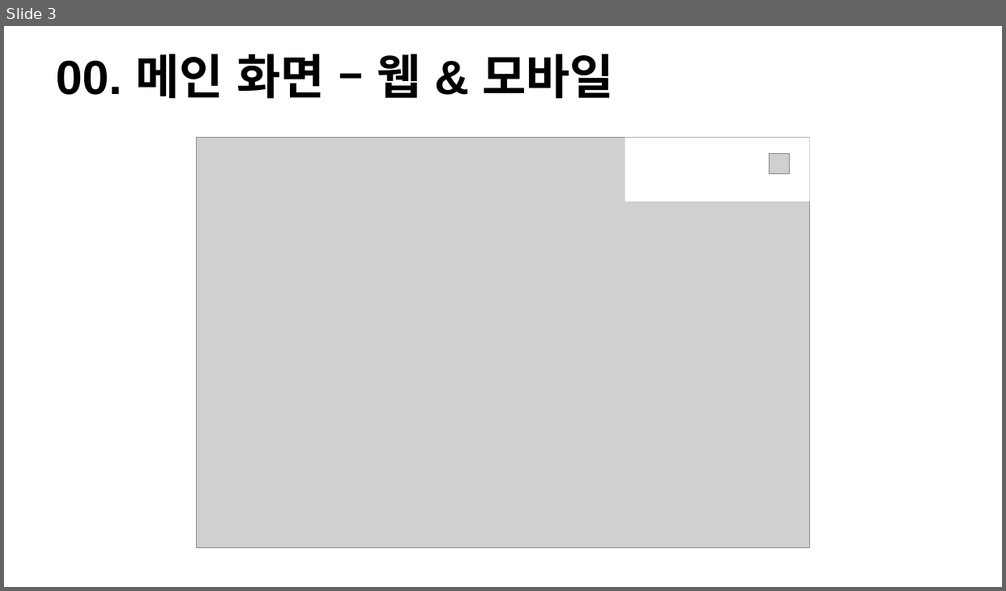
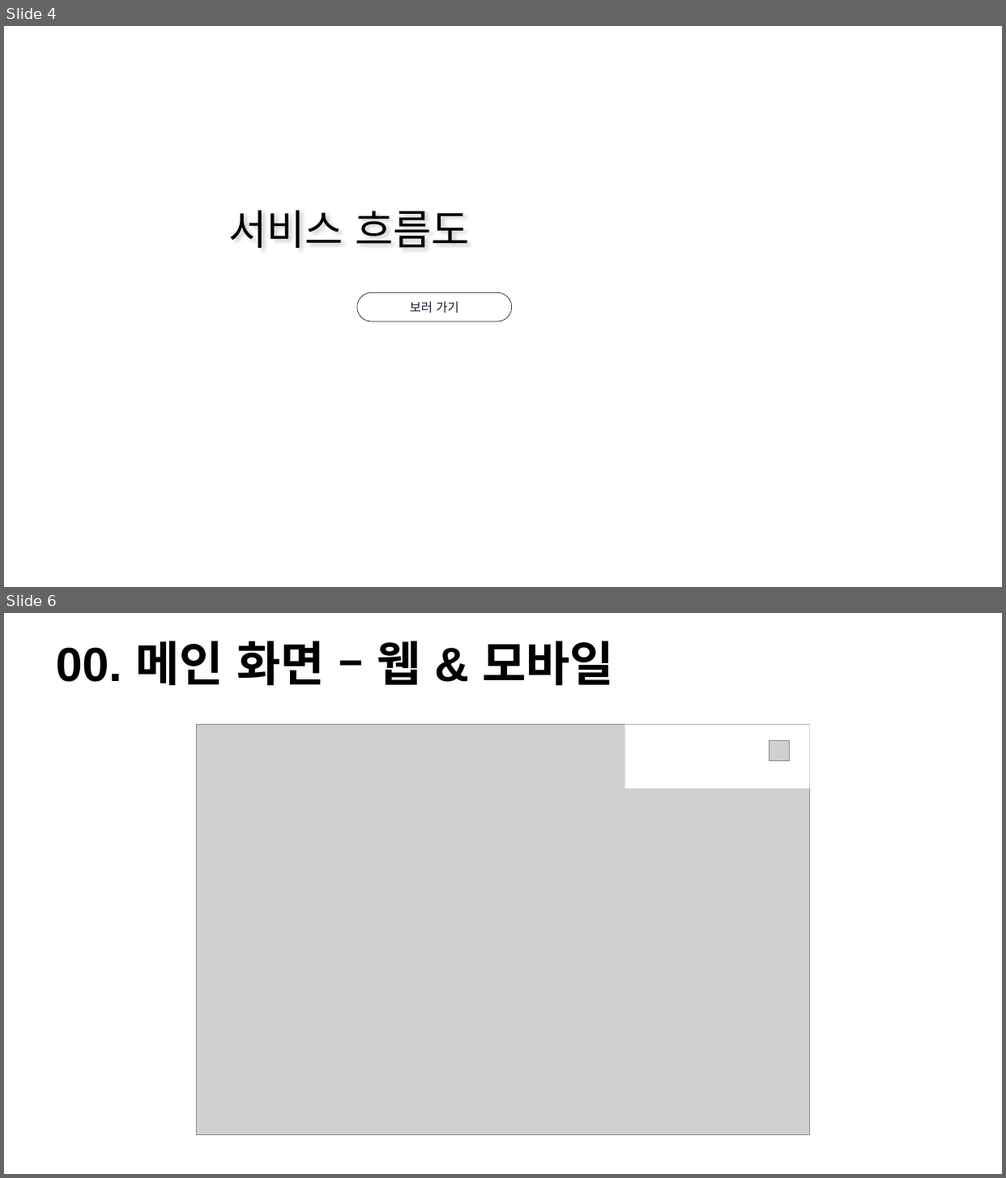
Before and after one commit to Bik00/WD3A5_Project, a slide deck: 스토리보드/스토리보드 - ppt.pptx. Shown one above the other, each under a label of ours: slide 3 before the commit, slides 4 and 6 after it; the slides between them are not shown. The pictures are 1006x591 and 1006x1178 pixels, drawn with LibreOffice and Linux fonts; fonts in the diff are those of the drawing; grey boxes stand for pictures. Boxes give left, top, right and bottom in pixels: in the first picture for what was removed or moved away, otherwise in the second. Text is boxed around its words. In the diff, an @@ line names an element or a change of style, - is before the commit and + after.

```diff
--- a/스토리보드/스토리보드 - ppt.pptx
+++ b/스토리보드/스토리보드 - ppt.pptx
@@ slide 4 added at bbox=[4, 26, 1002, 587], background #FFFFFF @@
@@ text added at bbox=[229, 210, 471, 248], 40 pt, text #000000 @@
+서비스 흐름도
@@ rounded rectangle added at bbox=[357, 292, 513, 322], outline #1B162C 0.5 pt, 12 pt, text #1B162C @@
+보러 가기
@@ what was slide 3 is now slide 6 @@
```
Also in this commit, not shown: 2 slides changed, 2 other slides added, 24 other files.
